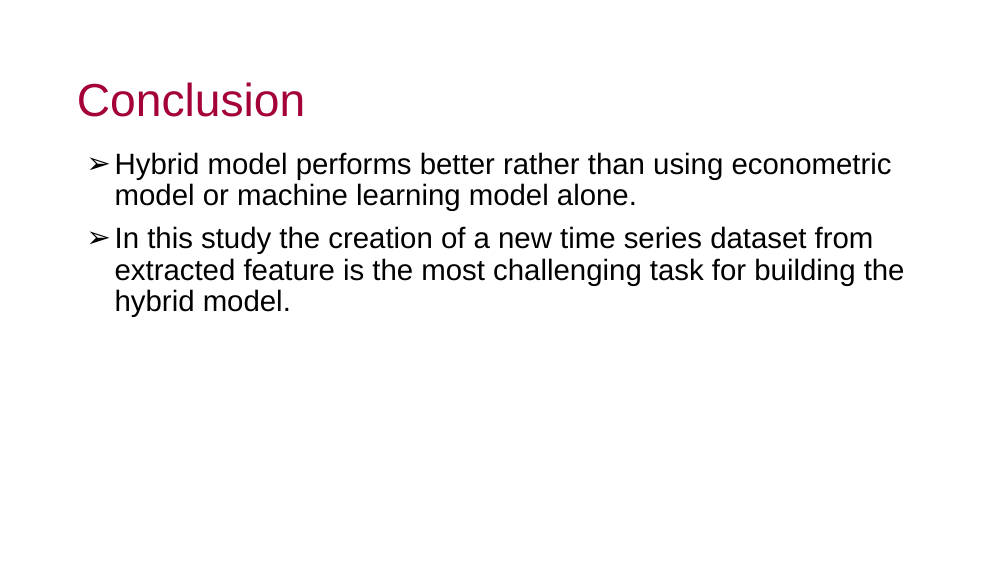
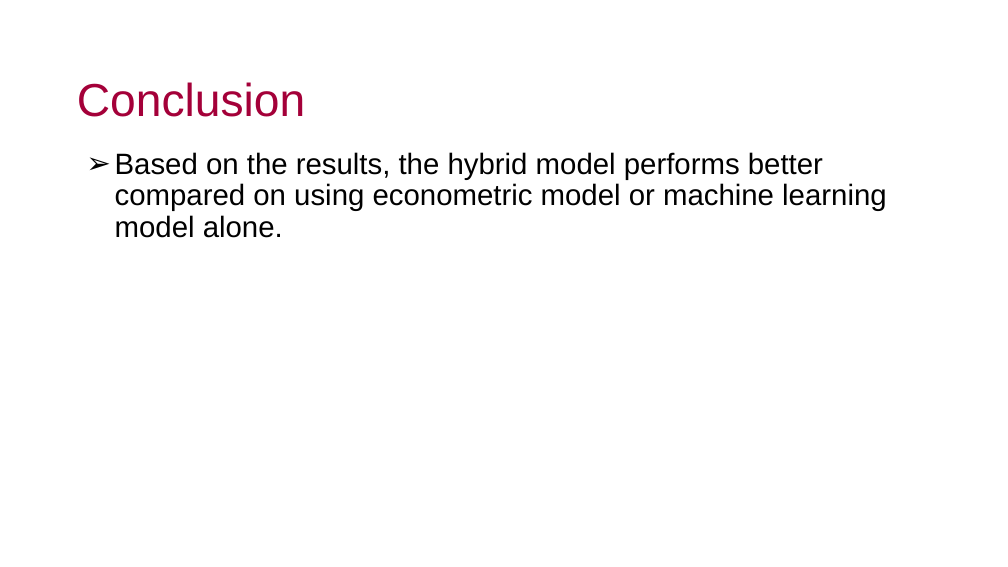
Before and after one commit to j-anne/dissertation-UEL-CN-7000, a slide deck: slide 24 of Thesis_presentation.Unicaf.pptx (slide 20 before the commit). Drawn at 1008x567 pixels with LibreOffice and Linux fonts; fonts in the diff are those of the drawing; background and template pictures are left out. Boxes give left, top, right and bottom in pixels: in the first picture for what was removed or moved away, otherwise in the second. Text is boxed around its words. In the diff, an @@ line names an element or a change of style, - is before the commit and + after.

```diff
--- a/Thesis_presentation.Unicaf.pptx
+++ b/Thesis_presentation.Unicaf.pptx
@@ text at box(115, 152, 887, 238): text changed @@
-➢ Hybrid model performs better rather than using econometric model or machine learning model alone.
-➢ In this study the creation of a new time series dataset from extracted feature is the most challenging task for building the hybrid model.
+➢ Based on the results, the hybrid model performs better compared on using econometric model or machine learning model alone.
```
Also in this commit, not shown: 16 other slides changed, 6 slides added, 2 slides removed.
